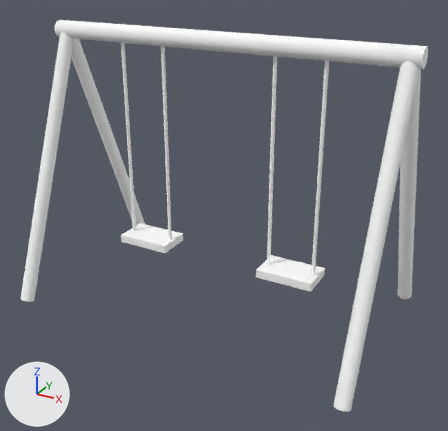
The glTF model godot/models/playground_swing.glb, before and after one commit.
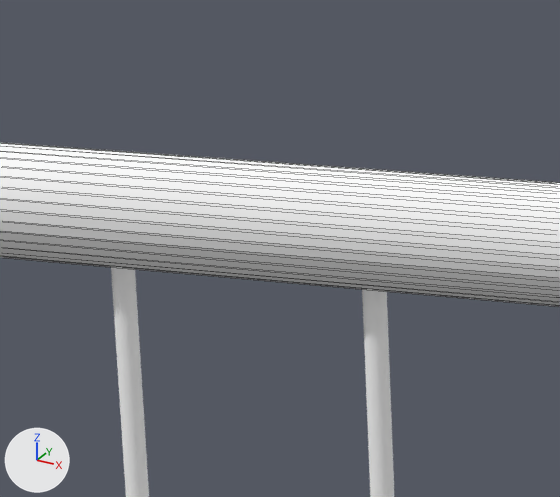
The first picture shows the older version from a 50 mm camera at (2.77, -4.89, 3.42) aimed at (0.13, -0.1, 1.02). The close-ups show the older and then the newer version on the part from 23% to 43% of the width and 0% to 18% of the height of that picture. Only the edits that show in the close-ups are written down. The axes (+X, +Y, +Z) are drawn at lower left. The lights are the same throughout. The close-ups show mesh edges as thin lines. Where no turn or scale is listed for an object, it has been applied to the vertices.

The older version as bpy lines, for what is in view:
```python
me_hanger = bpy.data.meshes.new('hanger')
me_hanger.from_pydata(...)  # a 32-sided cylinder along z spanning x -0.02..0.02, y -0.02..0.02, z -1.05..1.05
me_hanger.materials.append(mat_metal_dark)  # white #ffffff
me_hanger_001 = bpy.data.meshes.new('hanger.001')
me_hanger_001.from_pydata(...)  # a 32-sided cylinder along z spanning x -0.02..0.02, y -0.02..0.02, z -1.05..1.05
me_hanger_001.materials.append(mat_metal_dark)  # white #ffffff
me_top = bpy.data.meshes.new('top')
me_top.from_pydata(...)  # a 32-sided cylinder along x spanning x -1.8..1.8, y -0.09..0.09, z -0.09..0.09
me_top.materials.append(mat_metal)  # white #ffffff
ob_hanger = bpy.data.objects.new('hanger', me_hanger)
ob_hanger.location = (-1.03, 0.0, 1.575)
ob_hanger_001 = bpy.data.objects.new('hanger.001', me_hanger_001)
ob_hanger_001.location = (-0.57, 0.0, 1.575)
ob_top = bpy.data.objects.new('top', me_top)
ob_top.location = (0.0, 0.0, 2.625)
```
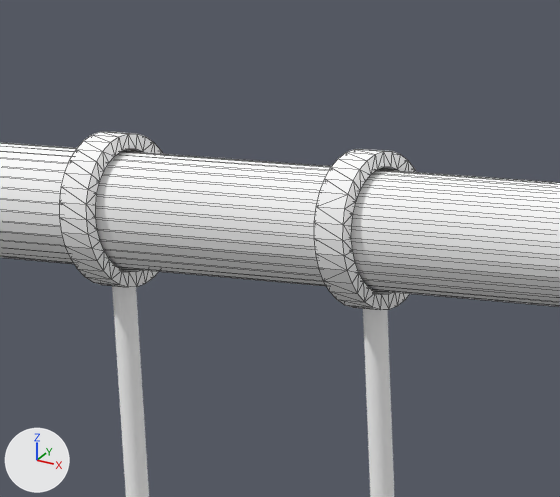
Where the newer file only moved an object's origin or applied its transform, the numbers keep the older frame.

Pixel boxes [x1, y1, x2, y2] of what changed, in the close-ups (560 x 497 px):
'suspension_eye.001', added
    after: [314, 149, 416, 310]
'suspension_eye', added
    after: [60, 132, 163, 287]

Diff of the bpy script that builds the scene:
```diff
--- a/godot/models/playground_swing.glb.py
+++ b/godot/models/playground_swing.glb.py
@@ me_suspension_eye_001 @@
+me_suspension_eye_001.from_pydata(...)  # 128 vertices, 256 faces; spans x -0.595..-0.545, y -0.112..0.112, z 2.488..2.712
+me_suspension_eye_001.materials.append(mat_metal_dark)  # white #ffffff
@@ me_suspension_eye @@
+me_suspension_eye.from_pydata(...)  # 128 vertices, 256 faces; spans x -1.055..-1.005, y -0.112..0.112, z 2.488..2.712
+me_suspension_eye.materials.append(mat_metal_dark)  # white #ffffff
@@ ob_suspension_eye_001 @@
+ob_suspension_eye_001 = bpy.data.objects.new('suspension_eye.001', me_suspension_eye_001)
+ob_suspension_eye_001.location = (0.0, 0.0, 0.025)
@@ ob_suspension_eye @@
+ob_suspension_eye = bpy.data.objects.new('suspension_eye', me_suspension_eye)
+ob_suspension_eye.location = (0.0, 0.0, 0.025)
```
